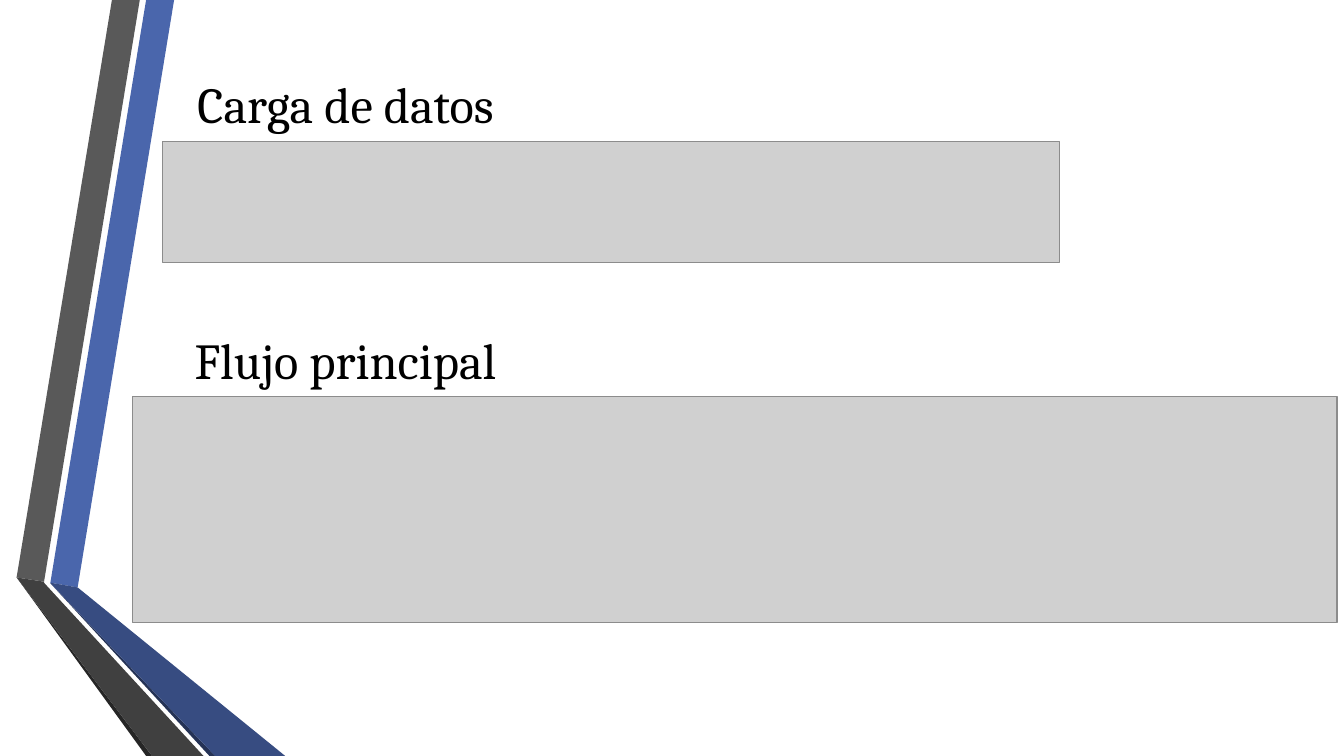
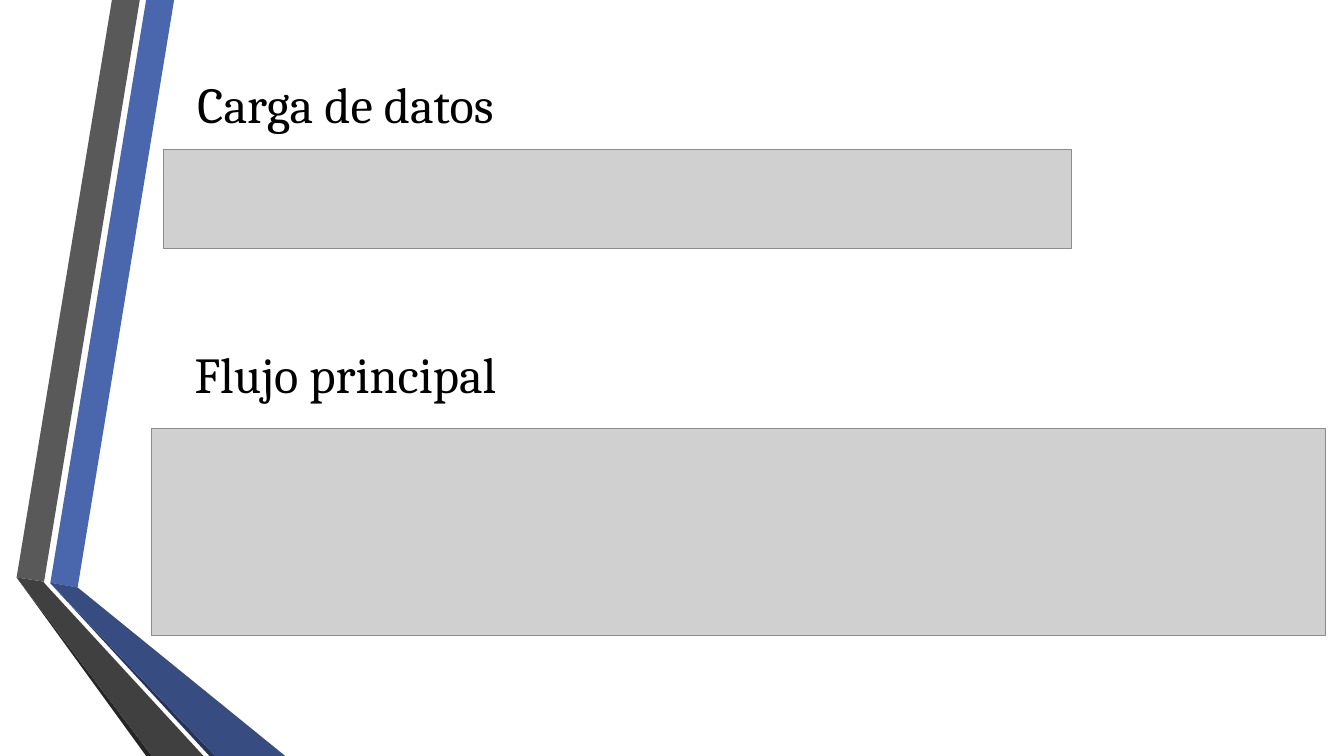
Before and after one commit to fge23/Sistema-VASPA, a slide deck: slide 32 of Presentaciones/Presentación VASPA - Diciembre 2020 - Examen Final/Presentación VASPA - Diciembre 2020 - Examen Final.pptx (slide 31 before the commit). Drawn at 1344x756 pixels with LibreOffice and Linux fonts; fonts in the diff are those of the drawing; grey boxes stand for pictures; background and template pictures are left out. Boxes give left, top, right and bottom in pixels: in the first picture for what was removed or moved away, otherwise in the second. Text is boxed around its words. In the diff, an @@ line names an element or a change of style, - is before the commit and + after.

```diff
--- a/Presentaciones/Presentación VASPA - Diciembre 2020 - Examen Final/Presentación VASPA - Diciembre 2020 - Examen Final.pptx
+++ b/Presentaciones/Presentación VASPA - Diciembre 2020 - Examen Final/Presentación VASPA - Diciembre 2020 - Examen Final.pptx
@@ picture: place and size @@
-picture at [163, 141, 1061, 262]
+picture at [163, 150, 1072, 248]
@@ title "Flujo principal": place and size @@
-title "Flujo principal" at [195, 344, 496, 390]
+title "Flujo principal" at [195, 358, 496, 404]
@@ picture: place and size @@
-picture at [132, 397, 1337, 623]
+picture at [151, 429, 1326, 635]
```
Also in this commit, not shown: 2 other slides changed, 1 slide added, 1 other file.
